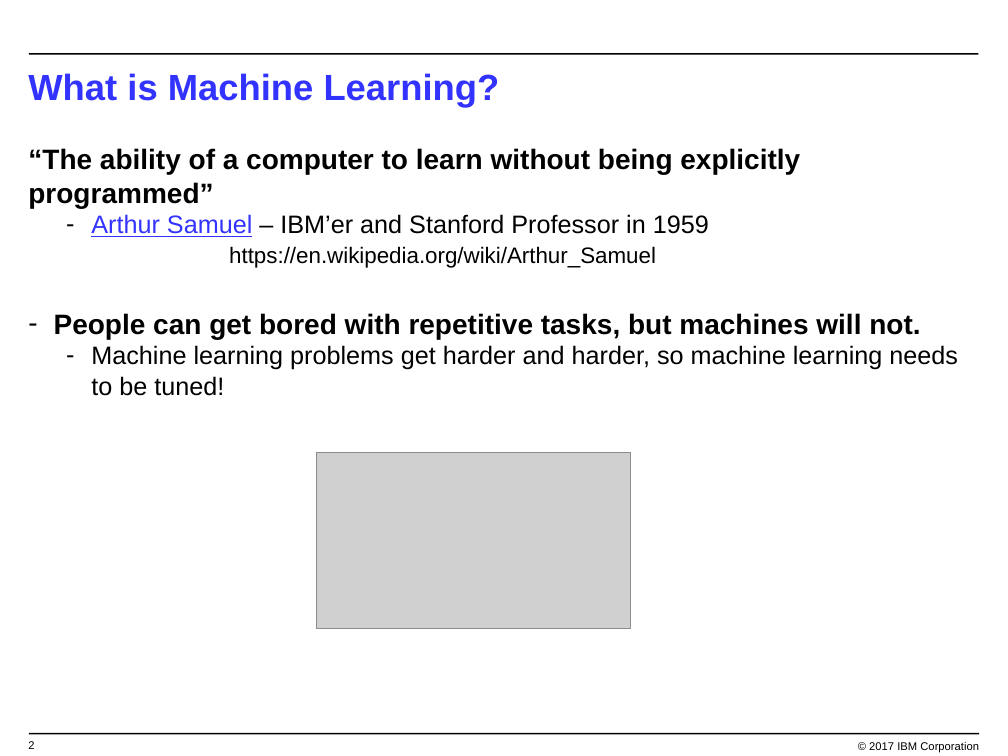
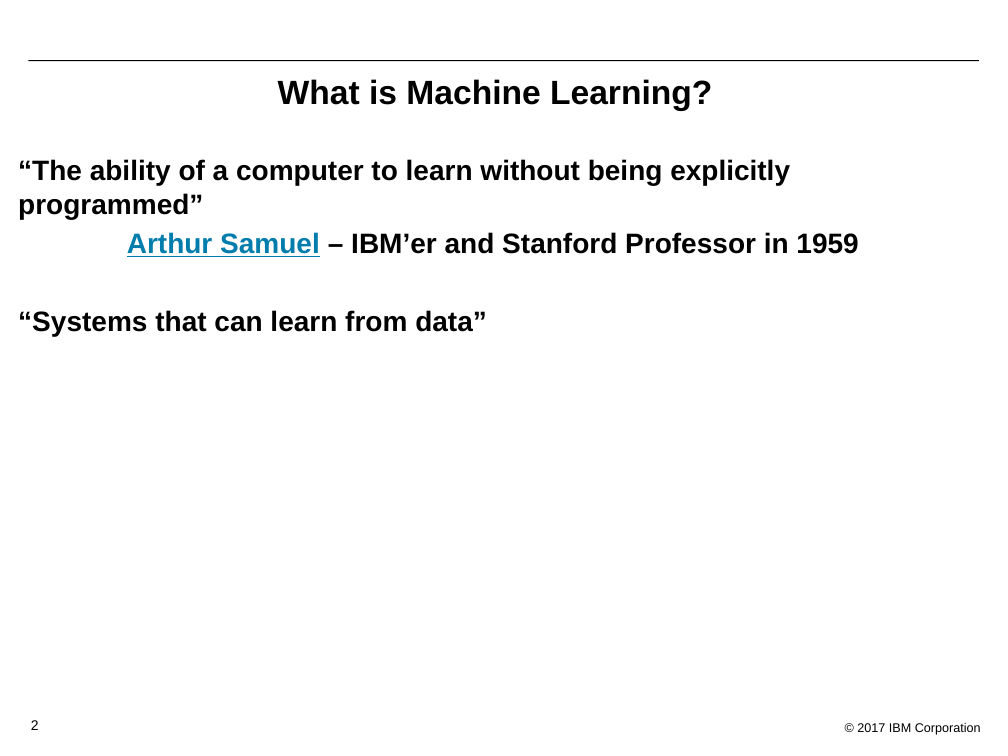
Before and after one commit to bleonardb3/Proof-of-Technology, a slide deck: slide 2 of DSX/Lab-2/Lab2-MachineLearning.pptx. Drawn at 1008x756 pixels with LibreOffice and Linux fonts; fonts in the diff are those of the drawing; grey boxes stand for pictures; background and template pictures are left out. Boxes give left, top, right and bottom in pixels: in the first picture for what was removed or moved away, otherwise in the second. Text is boxed around its words. In the diff, an @@ line names an element or a change of style, - is before the commit and + after.

```diff
--- a/DSX/Lab-2/Lab2-MachineLearning.pptx
+++ b/DSX/Lab-2/Lab2-MachineLearning.pptx
@@ line moved from (29, 53) - (979, 53) to (28, 60) - (979, 60) @@
@@ line (28, 60) - (979, 60): stroke #000000 1 pt to #000000 0.75 pt @@
@@ title "What is Machine Learning?": place and size @@
-title "What is Machine Learning?" at [28,73,500,108]
+title "What is Machine Learning?" at [278,79,712,111]
@@ title "What is Machine Learning?" at [278,79,712,111]: size 26 to 24 pt, text colour #3333FF to #000000; alignment left to centre @@
@@ text "“The ability of a computer ...": place and size @@
-text "“The ability of a computer ..." at [28,148,958,396]
+text "“The ability of a computer ..." at [18,159,858,337]
@@ text at [18,159,858,257]: size 18 to 20 pt, bold on in "Arthur Samuel – IBM’er and Stanford Professor ..."; text colour #3333FF to #007DAD in "Arthur Samuel"; more space between paragraphs; bullet - to none; list level 2 to 1 in "Arthur Samuel – IBM’er and ..." @@
@@ text removed at [229,246,656,268] @@
-https://en.wikipedia.org/wiki/Arthur_Samuel
@@ text at [18,310,487,337]: text changed; size 18 to 20 pt; bold on @@
-– People can get bored with repetitive tasks, but machines will not.
-  – Machine learning problems get harder and harder, so machine learning needs to be tuned!
+“Systems that can learn from data”
@@ picture removed at [317,452,630,628] @@
@@ page number: place and size @@
-page number at [28,741,34,749]
+page number at [31,720,39,730]
@@ page number at [31,720,39,730]: size 8 to 10 pt @@
@@ text "© 2017 IBM Corporation": place and size @@
-text "© 2017 IBM Corporation" at [869,742,979,752]
+text "© 2017 IBM Corporation" at [857,723,981,735]
@@ text "© 2017 IBM Corporation" at [857,723,981,735]: size 8 to 9 pt @@
@@ line removed from (29, 734) to (979, 734) @@
```
Also in this commit, not shown: 9 other slides changed, 3 slides added, 3 slides removed.
